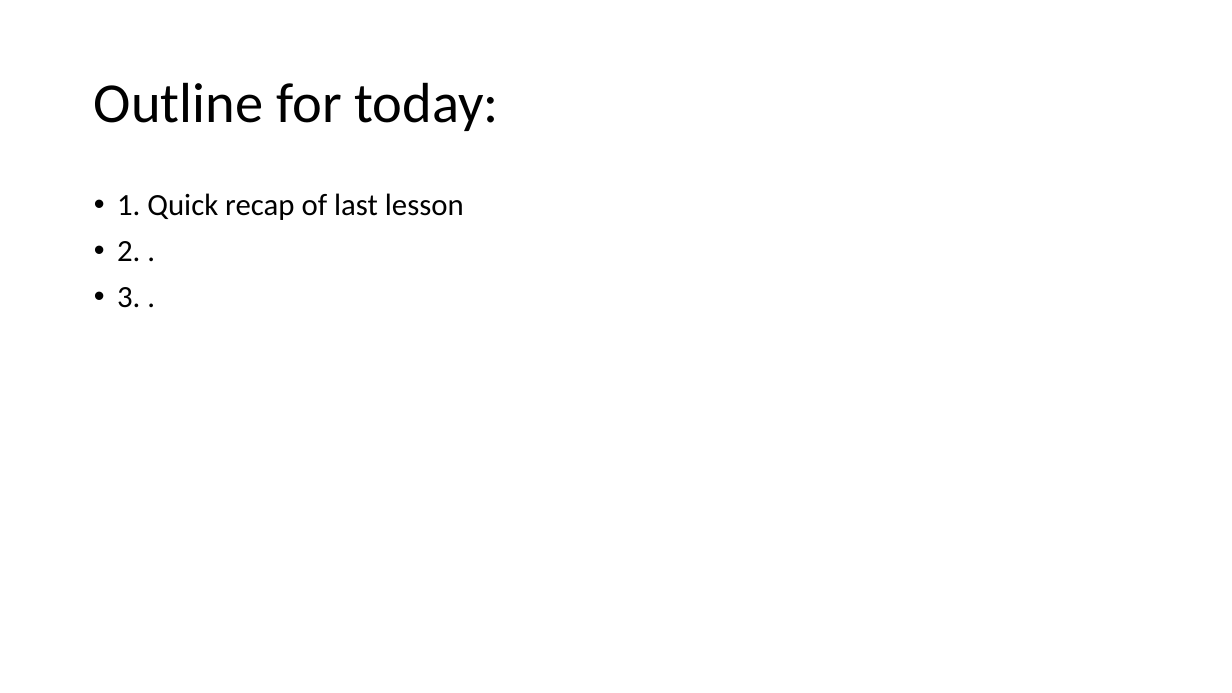
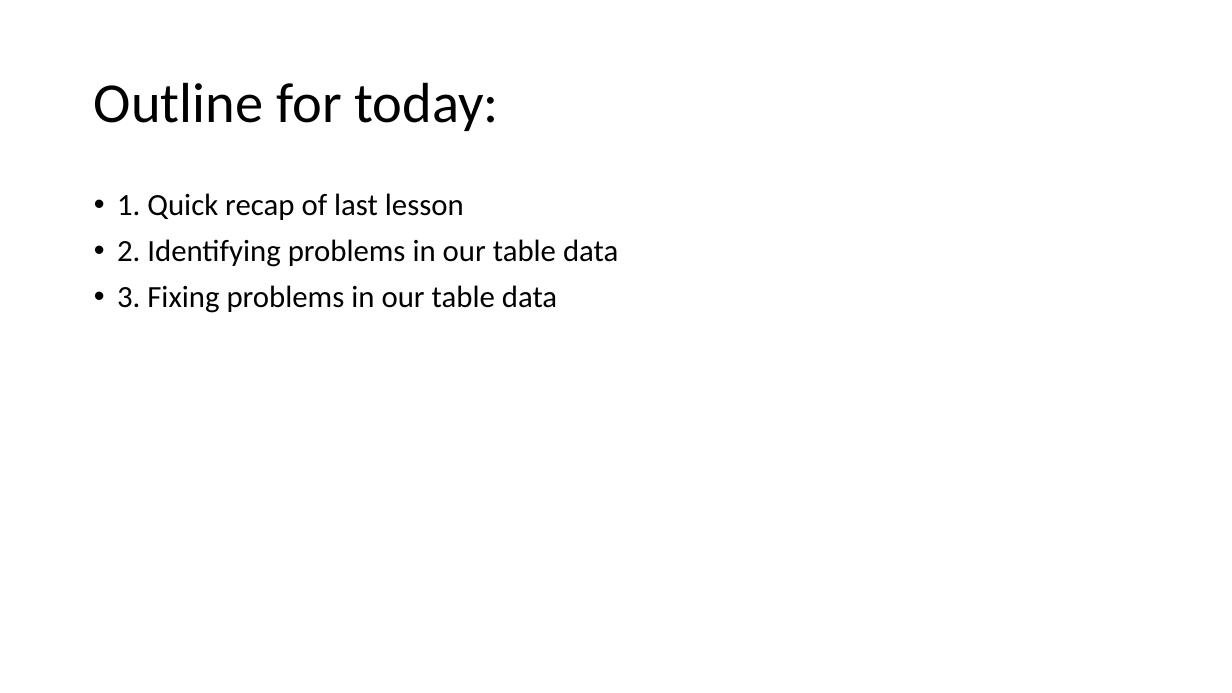
Before and after one commit to EisenRa/2022_Adelaide_Code_Club, a slide deck: slide 2 of Lessons/2022/2022_04_21_Cleaning_table_data/Cleaning_table_data_2.pptx. Drawn at 1232x693 pixels with LibreOffice and Linux fonts; fonts in the diff are those of the drawing. Boxes give left, top, right and bottom in pixels: in the first picture for what was removed or moved away, otherwise in the second. Text is boxed around its words. In the diff, an @@ line names an element or a change of style, - is before the commit and + after.

```diff
--- a/Lessons/2022/2022_04_21_Cleaning_table_data/Cleaning_table_data_2.pptx
+++ b/Lessons/2022/2022_04_21_Cleaning_table_data/Cleaning_table_data_2.pptx
@@ text at [117,239,618,313]: text changed @@
-• 2. .
-• 3. .
+• 2. Identifying problems in our table data
+• 3. Fixing problems in our table data
```
Also in this commit, not shown: 4 other slides changed, 2 other files.
